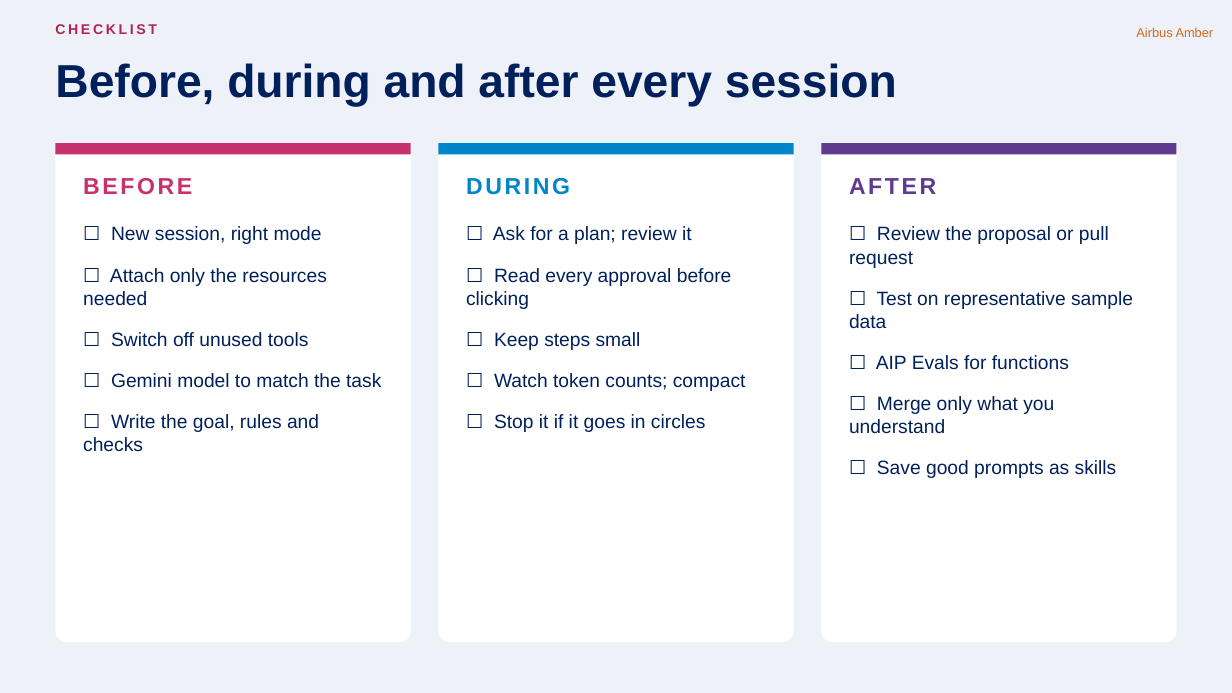
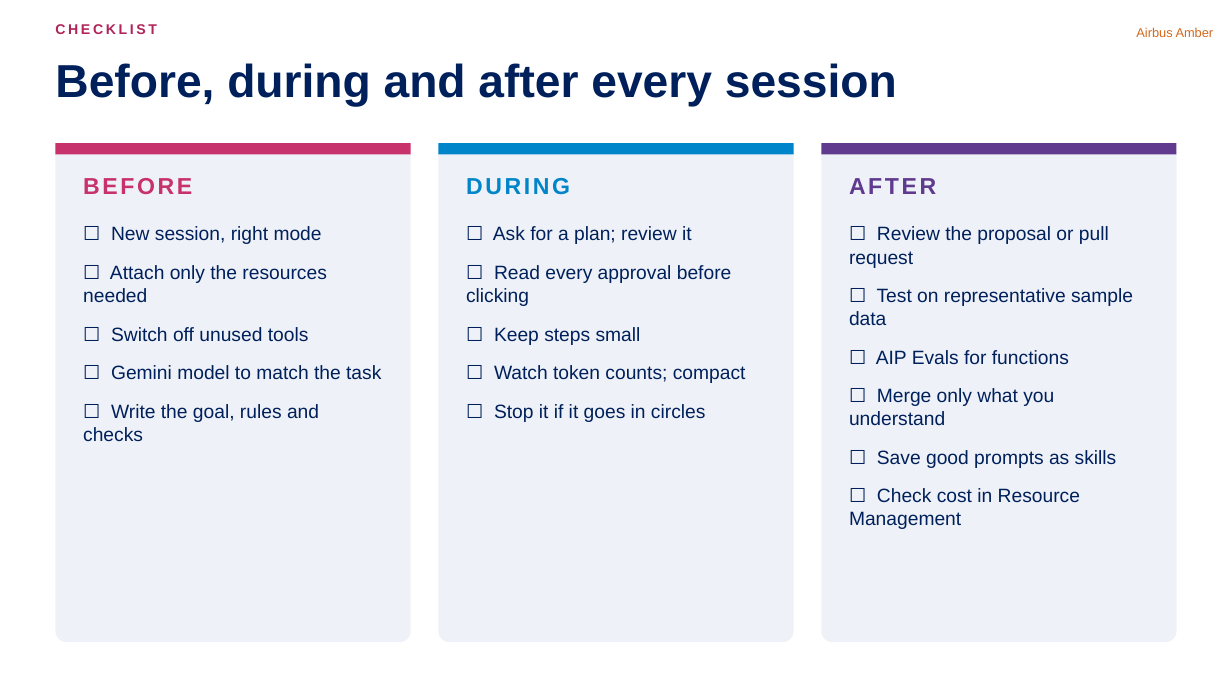
Before and after one commit to nithinram97/archify, a slide deck: slide 12 of erm-migration/skywise-ai-fde/Skywise-AI-FDE-Best-Practices.pptx (slide 11 before the commit). Drawn at 1232x693 pixels with LibreOffice and Linux fonts; fonts in the diff are those of the drawing. Boxes give left, top, right and bottom in pixels: in the first picture for what was removed or moved away, otherwise in the second. Text is boxed around its words. In the diff, an @@ line names an element or a change of style, - is before the commit and + after.

```diff
--- a/erm-migration/skywise-ai-fde/Skywise-AI-FDE-Best-Practices.pptx
+++ b/erm-migration/skywise-ai-fde/Skywise-AI-FDE-Best-Practices.pptx
@@ background #EEF1F7 to #FFFFFF @@
@@ fill #FFFFFF to #EEF1F7 in 3 elements at box(55, 143, 410, 642), box(438, 143, 793, 642), box(822, 143, 1177, 642) @@
@@ text "☐ New session, right mode" at box(83, 226, 381, 441): less space between paragraphs @@
@@ text "☐ Ask for a plan; ..." at box(466, 226, 746, 422): less space between paragraphs @@
@@ text at box(849, 226, 1133, 468): less space between paragraphs @@
@@ text at box(849, 488, 1080, 529): paragraph added @@
+☐ Check cost in Resource Management
```
Also in this commit, not shown: 1 other slide changed, 1 slide added, 3 other files.
